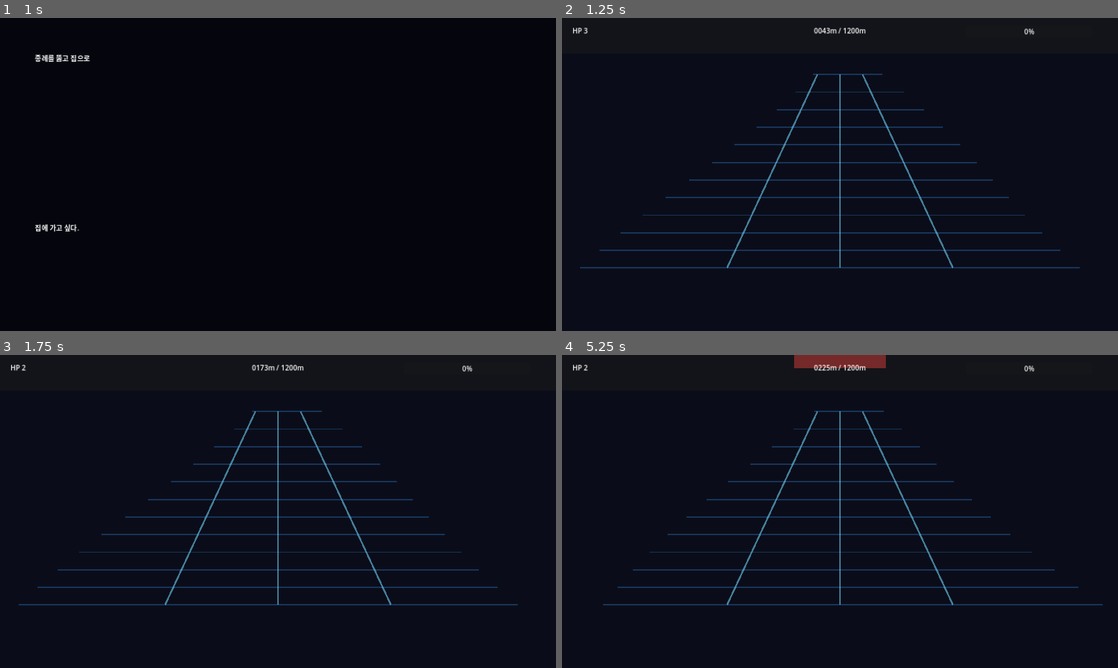
Above: before the commit, frames 1-4 (two rows, left to right).
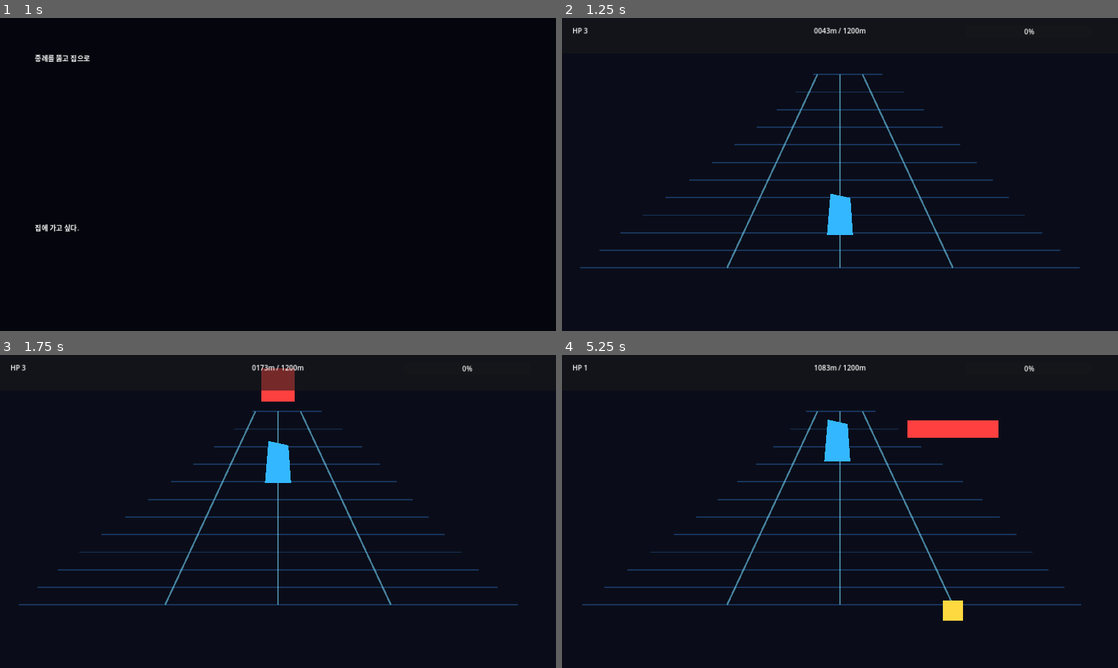
Above: after the commit, the same moments.

Repository: jeoungan/Project_1
Game: Godot game, scene res://scenes/main/GameRoot.tscn
Two runs of this game, one before a commit and one after it. Both use one fixed random seed, a clock stepped at 60 frames per second and the inputs below.
Inputs:
- Up to frame 1 (1 s): tap Enter at 0.5 s; hold D (move_right) from 0.53 s (still down); hold S (duck) from 0.53 s (still down); tap Space (jump) at 0.77, 0.8 s
- Up to frame 2 (1.25 s): keep holding D (move_right); keep holding S (duck); tap Space (jump) at 1.07 s
- Up to frame 3 (1.75 s): keep holding D (move_right); release S (duck) at 1.28 s; tap Space (jump) at 1.35, 1.52 s; tap S (duck) at 1.55 s
- Up to frame 4 (5.25 s): tap Space (jump) at 1.82, 2.3, 3.02, 3.32, 3.77, 3.8, 4.07, 4.52, 4.82 s; release D (move_right) at 2.03 s; hold A (move_left) 2.03-2.78 s; hold Z (attack) 2.03-2.78 s; hold D (move_right) 2.78-4.28 s; tap Shift (dash) at 2.85 s; tap S (duck) at 3.05, 4.35 s; hold S (duck) 3.53-4.28 s; hold A (move_left) 4.28-5.03 s; hold D (move_right) from 5.03 s (still down); hold Space (jump) from 5.03 s (still down)

Frame 1 is identical in both runs. In frame 2, 0.5% of the frame differs, in the area x 47-53%, y 56-70%; in frame 3, 1.2%; in frame 4, 2.5%, in the area x 3-98%, y 0-85%.

Commit message:
fix: address runner and boss review issues

Diff:
--- a/scenes/boss/BossArena.tscn
+++ b/scenes/boss/BossArena.tscn
@@ -1,8 +1,9 @@
-[gd_scene load_steps=7 format=3]
+[gd_scene load_steps=8 format=3]
 
 [ext_resource type="Script" path="res://scripts/boss/boss_arena.gd" id="1"]
 [ext_resource type="PackedScene" path="res://scenes/boss/BossPlayer.tscn" id="2"]
 [ext_resource type="PackedScene" path="res://scenes/boss/HomeroomBoss.tscn" id="3"]
+[ext_resource type="Script" path="res://scripts/core/desire_meter.gd" id="4"]
 
 [sub_resource type="RectangleShape2D" id="RectangleShape2D_floor"]
 size = Vector2(1280, 80)
@@ -32,6 +33,10 @@
 [node name="ProjectileRoot" type="Node2D" parent="."]
 unique_name_in_owner = true
 
+[node name="DesireMeter" type="Node" parent="."]
+unique_name_in_owner = true
+script = ExtResource("4")
+
 [node name="StatusLabel" type="Label" parent="."]
 unique_name_in_owner = true
 offset_left = 40.0
--- a/scripts/boss/boss_arena.gd
+++ b/scripts/boss/boss_arena.gd
@@ -10,6 +10,7 @@
 @onready var boss: Node = %HomeroomBoss
 @onready var projectile_root: Node2D = %ProjectileRoot
 @onready var status_label: Label = %StatusLabel
+@onready var meter: Node = %DesireMeter
 
 func _ready() -> void:
 	player.attacked.connect(_on_player_attacked)
@@ -21,6 +22,7 @@
 		boss_defeated.emit()
 	)
 	boss.pattern_requested.connect(_spawn_pattern)
+	meter.add_value(meter.max_value)
 	var timer := Timer.new()
 	timer.wait_time = boss.pattern_seconds
 	timer.autostart = true
@@ -31,8 +33,12 @@
 
 func _on_player_attacked() -> void:
 	if player.position.distance_to(boss.position) < 190.0:
-		boss.take_damage(10)
-		status_label.text = "귀가 본능 공격"
+		if meter.consume_special():
+			boss.take_damage(40)
+			status_label.text = "귀가 본능 폭발"
+		else:
+			boss.take_damage(10)
+			status_label.text = "귀가 본능 공격"
 
 func _spawn_pattern(pattern_name: String) -> void:
 	status_label.text = pattern_name
--- a/scripts/boss/boss_player.gd
+++ b/scripts/boss/boss_player.gd
@@ -15,6 +15,7 @@
 var jump_count: int = 0
 var dash_time_left: float = 0.0
 var facing: float = 1.0
+var is_ducking: bool = false
 
 func _physics_process(delta: float) -> void:
 	var axis := Input.get_axis("move_left", "move_right")
@@ -33,9 +34,16 @@
 		jump_count += 1
 	if Input.is_action_just_pressed("dash"):
 		dash_time_left = dash_seconds
+	if Input.is_action_pressed("duck"):
+		set_ducking(true)
+	elif Input.is_action_just_released("duck"):
+		set_ducking(false)
 	if Input.is_action_just_pressed("attack"):
 		attacked.emit()
 	move_and_slide()
+
+func set_ducking(active: bool) -> void:
+	is_ducking = active
 
 func apply_hit(damage: int) -> void:
 	health = max(health - damage, 0)
--- a/scripts/runner/obstacle.gd
+++ b/scripts/runner/obstacle.gd
@@ -15,6 +15,7 @@
 	lane = int(definition.get("lane", 1))
 	height_tag = str(definition.get("height", "ground"))
 	is_collectible = kind == "key"
+	desire_value = int(definition.get("desire", desire_value))
 	position = Vector2(lane_x, start_y)
 	_apply_visual()
 
--- a/scripts/runner/obstacle_spawner.gd
+++ b/scripts/runner/obstacle_spawner.gd
@@ -9,7 +9,7 @@
 	{"distance": 300.0, "kind": "falling_tile", "lane": 0, "height": "ground"},
 	{"distance": 430.0, "kind": "paper_laser", "lane": 2, "height": "high"},
 	{"distance": 560.0, "kind": "chalk", "lane": 0, "height": "mid"},
-	{"distance": 680.0, "kind": "key", "lane": 2, "height": "item"},
+	{"distance": 680.0, "kind": "key", "lane": 2, "height": "item", "desire": 100},
 	{"distance": 820.0, "kind": "desk", "lane": 0, "height": "ground"},
 	{"distance": 940.0, "kind": "shockwave", "lane": 2, "height": "low"},
 	{"distance": 1060.0, "kind": "paper_laser", "lane": 1, "height": "high"}
--- a/scripts/runner/runner_player.gd
+++ b/scripts/runner/runner_player.gd
@@ -9,6 +9,7 @@
 @export var lane_lerp_speed: float = 16.0
 @export var jump_speed: float = -760.0
 @export var gravity_strength: float = 2100.0
+@export var ground_y: float = 500.0
 
 var lane_index: int = 1
 var jump_count: int = 0
@@ -16,6 +17,10 @@
 var y_offset: float = 0.0
 var is_ducking: bool = false
 var health: int = 3
+
+func _ready() -> void:
+	if position.y != 0.0:
+		ground_y = position.y
 
 func move_lane(direction: int) -> bool:
 	var next_lane: int = clamp(lane_index + direction, 0, lane_positions.size() - 1)
@@ -54,6 +59,9 @@
 func get_lane_offset() -> float:
 	return lane_positions[lane_index]
 
+func is_airborne() -> bool:
+	return jump_count > 0 or y_offset < -8.0
+
 func _unhandled_input(event: InputEvent) -> void:
 	if event.is_action_pressed("move_left"):
 		move_lane(-1)
@@ -74,4 +82,4 @@
 
 	var target_x: float = get_lane_offset()
 	position.x = lerp(position.x, target_x, min(1.0, lane_lerp_speed * delta))
-	position.y = y_offset
+	position.y = ground_y + y_offset
--- a/scripts/runner/runner_stage.gd
+++ b/scripts/runner/runner_stage.gd
@@ -114,8 +114,29 @@
 			player.collect_desire(obstacle.desire_value)
 			obstacle.queue_free()
 			return
+		if _player_avoids_obstacle(obstacle):
+			obstacle.queue_free()
+			return
 		if meter.is_bursting and obstacle.kind in ["desk", "falling_tile"]:
 			obstacle.queue_free()
 			return
 		player.apply_hit(obstacle.damage)
 		obstacle.queue_free()
+
+func _player_avoids_obstacle(obstacle: Node) -> bool:
+	if player == null:
+		_bind_nodes()
+	if player == null:
+		return false
+	var height_tag := str(obstacle.get("height_tag"))
+	match height_tag:
+		"ground":
+			return player.has_method("is_airborne") and player.is_airborne()
+		"low":
+			return bool(player.get("is_ducking"))
+		"high":
+			return bool(player.get("is_ducking"))
+		"item":
+			return false
+		_:
+			return false
--- a/scripts/tests/test_boss_arena.gd
+++ b/scripts/tests/test_boss_arena.gd
@@ -32,5 +32,13 @@
 		return
 
 	boss.free()
+
+	var player = load("res://scripts/boss/boss_player.gd").new()
+	root.add_child(player)
+	player.set_ducking(true)
+	if not _check(player.is_ducking, "boss player can duck"):
+		return
+	player.free()
+
 	print("test_boss_arena passed")
 	quit(0)
--- a/scripts/tests/test_obstacle_spawner.gd
+++ b/scripts/tests/test_obstacle_spawner.gd
@@ -13,6 +13,12 @@
 func _initialize() -> void:
 	var spawner = load("res://scripts/runner/obstacle_spawner.gd").new()
 	root.add_child(spawner)
+	var default_key_desire := 0
+	for pattern in spawner.patterns:
+		if pattern.get("kind", "") == "key":
+			default_key_desire += int(pattern.get("desire", 0))
+	if not _check(default_key_desire >= 100, "default patterns can trigger burst"):
+		return
 	spawner.patterns = [
 		{"distance": 10.0, "kind": "desk", "lane": 1, "height": "ground"},
 		{"distance": 20.0, "kind": "paper_laser", "lane": 0, "height": "high"}
--- a/scripts/tests/test_runner_player.gd
+++ b/scripts/tests/test_runner_player.gd
@@ -31,6 +31,14 @@
 	player.land()
 	if not _check(player.jump_count == 0, "landing resets jump count"):
 		return
+	player._physics_process(0.016)
+	if not _check(player.position.y == player.ground_y, "player stays on ground baseline"):
+		return
+	player.try_jump()
+	player._physics_process(0.016)
+	if not _check(player.position.y < player.ground_y, "jump offset is relative to baseline"):
+		return
+	player.land()
 	player.set_ducking(true)
 	if not _check(player.is_ducking, "ducking starts"):
 		return
--- a/scripts/tests/test_runner_stage.gd
+++ b/scripts/tests/test_runner_stage.gd
@@ -32,6 +32,21 @@
 		return
 	if not _check(stage.get_node("%HUD") != null, "HUD exists"):
 		return
+	var player = stage.get_node("%RunnerPlayer")
+	var obstacle = load("res://scripts/runner/obstacle.gd").new()
+	obstacle.height_tag = "high"
+	player.set_ducking(true)
+	if not _check(stage._player_avoids_obstacle(obstacle), "ducking avoids high obstacle"):
+		return
+	player.set_ducking(false)
+	if not _check(not stage._player_avoids_obstacle(obstacle), "standing hits high obstacle"):
+		return
+	obstacle.height_tag = "ground"
+	player.try_jump()
+	if not _check(stage._player_avoids_obstacle(obstacle), "jumping avoids ground obstacle"):
+		return
+	obstacle.free()
+	stage.free()
 
 	print("test_runner_stage passed")
 	quit(0)
